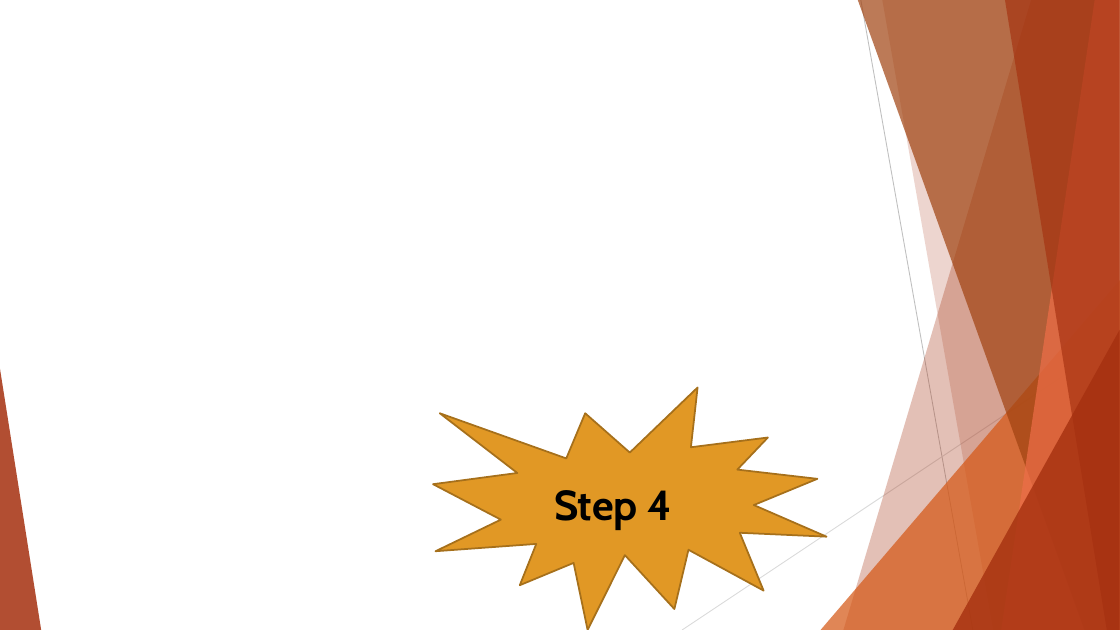
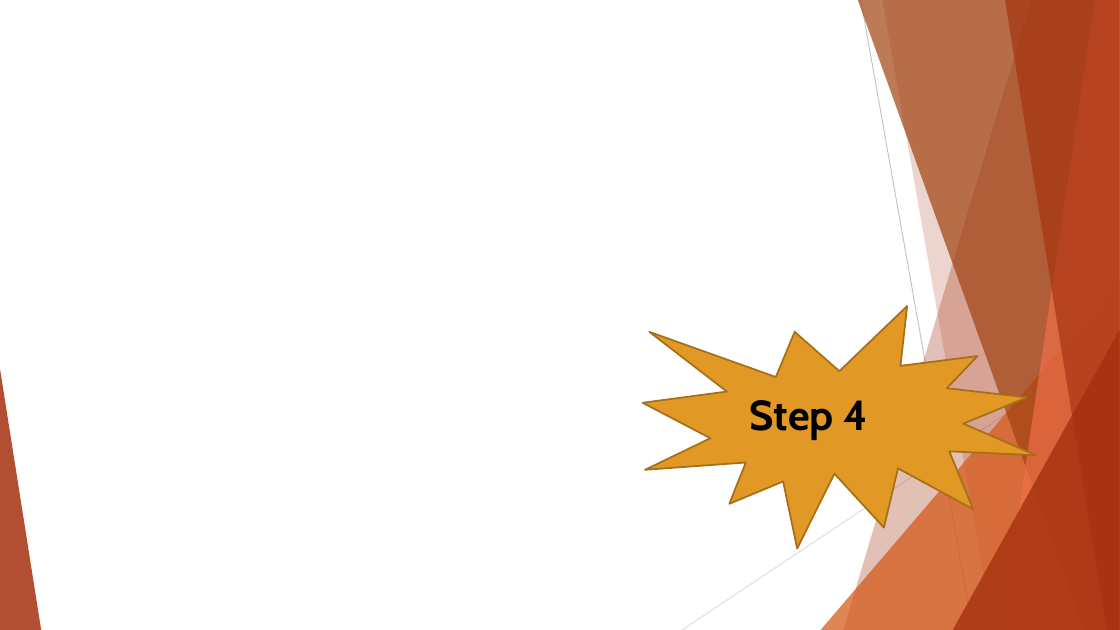
Before and after one commit to ICI3D/Sandbox, a slide deck: slide 8 of IntroToGitHub&SmartGit-v3.1.pptx. Drawn at 1120x630 pixels with LibreOffice and Linux fonts; fonts in the diff are those of the drawing; background and template pictures are left out. Boxes give left, top, right and bottom in pixels: in the first picture for what was removed or moved away, otherwise in the second. Text is boxed around its words. In the diff, an @@ line names an element or a change of style, - is before the commit and + after.

```diff
--- a/IntroToGitHub&SmartGit-v3.1.pptx
+++ b/IntroToGitHub&SmartGit-v3.1.pptx
@@ irregular seal: place and size @@
-irregular seal at (434, 387, 827, 630)
+irregular seal at (643, 306, 1036, 549)
@@ text "Step 4": place and size @@
-text "Step 4" at (554, 490, 671, 530)
+text "Step 4" at (750, 400, 867, 440)
```
Also in this commit, not shown: 6 other slides changed, 1 other file.
